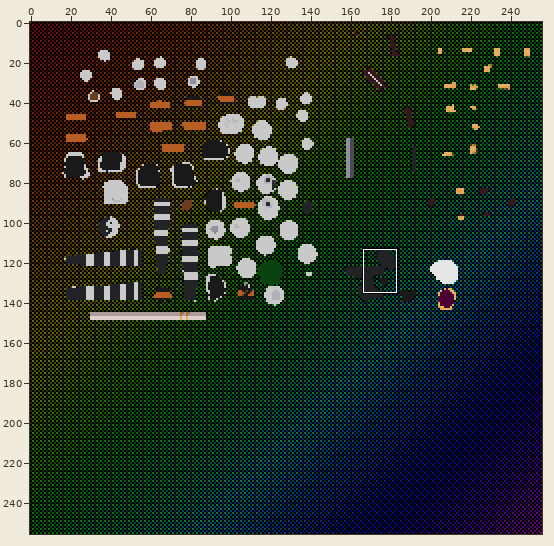
Sprite sheet, stored at Assets/Art/Textures/blackLion_tex.png. Above, an overview of the earlier version with the close-up marked.
Close-up. First the earlier version:
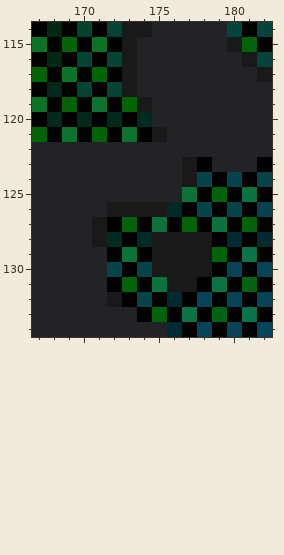
The file is 256x256 pixels. Colours within 5 levels of each other are drawn and written as one. Shown: x 167..182, y 114..134. The commit also changed other parts of the picture, which this record leaves out.
New version:
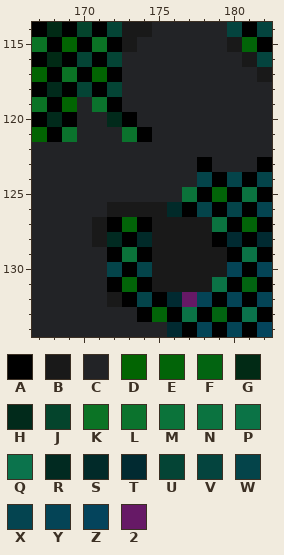
Palette (. is transparent): A #000000  B #191919  C #222326  D #026402  E #026408  F #026411  G #012a15  H #012a1b  J #04442c  K #0b7325  L #0b732d  M #0b733a  N #0b7340  P #0b7346  Q #0b734c  R #012a21  S #012a29  T #012a31  U #044435  V #04443e  W #04444a  X #044450  Y #044456  Z #04445c  2 #661966
The exact change:
y 116..118: x 173 B -> C
y 119: x 170 A -> C; x 173..174 DB -> CC
y 120: x 170..171 HA -> CC; x 174 R -> C
y 121: x 170..172 ADA -> CCC; x 175 B -> C
y 123..124: x 177 B -> C
y 127: x 175..178 MAEA -> BBBB
y 129: x 179 E -> B
y 130: x 179 A -> B
y 131: x 175 N -> B; x 178 A -> B
y 132: x 177 A -> 2
Changed places in both close-ups, as pixel boxes (x1, y1, x2, y2):
changed: (77, 52, 227, 307)
